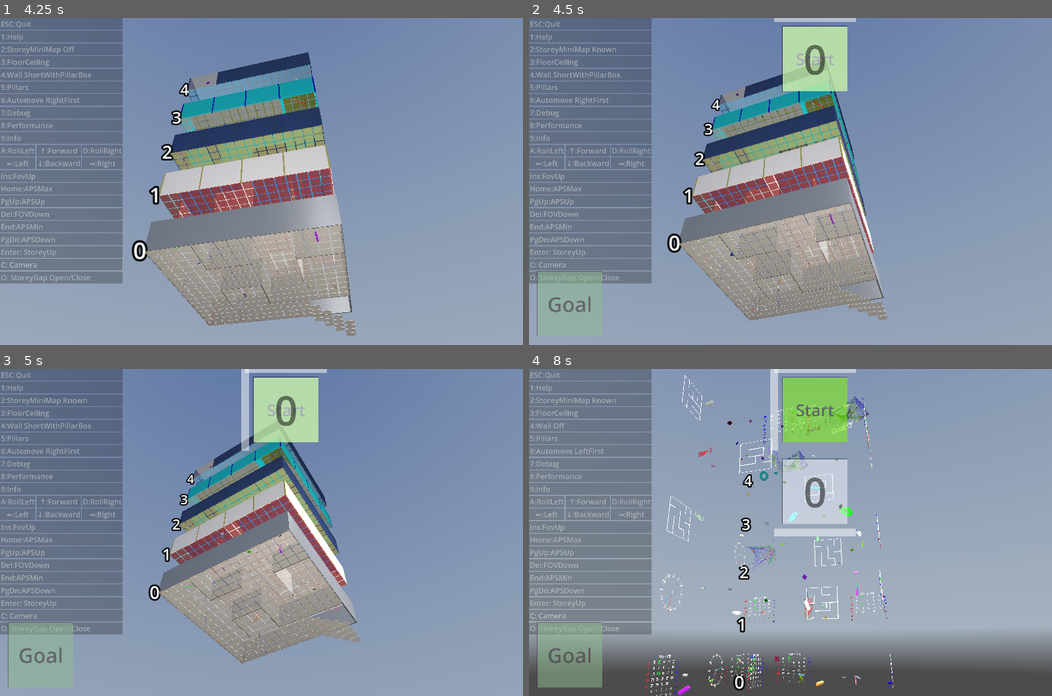
Above: before the commit, frames 1-4 (two rows, left to right).
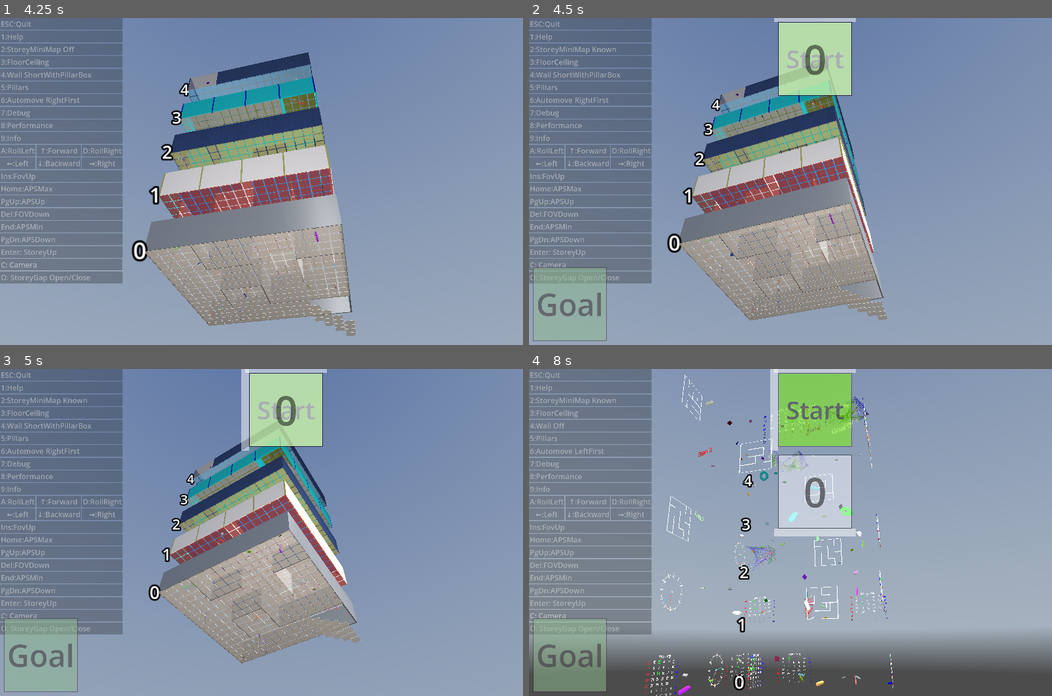
Above: after the commit, the same moments.

Repository: kasworld/gd4maze3d
Game: Godot game, scene res://main.tscn
The game is run twice, just before and just after one commit, with the same random seed, the same clock (stepped at 60 frames per second) and the same inputs. A sky picture missing from this copy of the repository is replaced by a grey-blue gradient.
Inputs (mouse positions are in pixels of both pictures, inside the frame that each line leads up to):
- Up to frame 1 (4.25 s): click "Enter: StoreyUp" at 0.5 s; click "Enter: StoreyUp" at 1.25 s; tap Enter at 2 s; move the mouse to (376, 165) at 2.02 s; hold Right 2.03-2.78 s; tap Q at 2.1 s; click (376, 165) at 2.17 s; move the mouse to (156, 197) at 2.77 s; hold Down 2.78-3.53 s; tap E at 2.85 s; move the mouse to (313, 109) at 3.52 s; hold Right from 3.53 s (still down); tap 1 at 3.6 s
- Up to frame 2 (4.5 s): move the mouse to (764, 246) at 4.27 s; release Right at 4.28 s; hold Up from 4.28 s (still down); tap 2 at 4.35 s; click (764, 246) at 4.42 s
- Up to frame 3 (5 s): keep holding Up
- Up to frame 4 (8 s): move the mouse to (947, 581) at 5.02 s; release Up at 5.03 s; hold Left 5.03-6.53 s; tap one key every 0.75 s from 5.1 s: 3 4 5 6; move the mouse to (633, 483) at 5.77 s; move the mouse to (816, 532) at 6.52 s; hold Down 6.53-7.28 s; click (816, 532) at 6.67 s; move the mouse to (712, 450) at 7.27 s; hold Right from 7.28 s (still down)

Frame 1 is identical in both runs. In frame 2, 1.6% of the frame differs, in the area x 0-62%, y 1-99%; in frame 3, 1.6%; in frame 4, 2.8%.

Commit message:
fix posi_to_mappos

Diff:
--- a/maze_3d/lib/maze2d_helper.gd
+++ b/maze_3d/lib/maze2d_helper.gd
@@ -8,7 +8,7 @@
 	return "Maze2DHelper %s" % maze
 
 func posi_to_mappos(pos :Vector2i) -> Vector2:
-	return pos * map_scale + Vector2(wall_thick,wall_thick)
+	return pos * map_scale + Vector2(wall_thick,wall_thick)/2
 
 func set_maze(mz :Maze) -> void:
 	maze = mz
--- a/storey/label_minimap/label_minimap.gd
+++ b/storey/label_minimap/label_minimap.gd
@@ -25,8 +25,8 @@
 
 func update_label_pos_size(lb :Label, posi :Vector2i) -> void:
 	lb.position = maze2d_helper.posi_to_mappos(posi)
-	lb.size = Vector2(maze2d_helper.map_scale - maze2d_helper.wall_thick*2, maze2d_helper.map_scale - maze2d_helper.wall_thick*2)
-	lb.label_settings.font_size = max(1, maze2d_helper.map_scale/max(2,lb.text.length()) as int )
+	lb.size = Vector2(maze2d_helper.map_scale - maze2d_helper.wall_thick, maze2d_helper.map_scale - maze2d_helper.wall_thick)
+	lb.label_settings.font_size = max(1, maze2d_helper.map_scale/max(2.0,lb.text.length()/1.5) as int )
 
 func add_obj(node :Node, txt :String, co :Color, outline :int, visible_in_known_map_view :bool = false) -> void:
 	var lb := new_label(co, txt , outline)
--- /dev/null
+++ b/wire_net/wire_net.gd
@@ -0,0 +1,76 @@
+extends Node3D
+class_name WireNet
+
+func get_wire_H() -> MultiMeshShape:
+	return $WireH
+func get_wire_V() -> MultiMeshShape:
+	return $WireV
+
+func set_color_H(co :Color) -> void:
+	$WireH.set_color_all(co)
+
+func set_color_V(co :Color) -> void:
+	$WireV.set_color_all(co)
+
+## for animation
+var wire_H_rotation_x :float:
+	set(rad):
+		for i in h_count:
+			$WireH.set_inst_rotation(i, Vector3.RIGHT, rad)
+
+var wire_V_rotation_y :float:
+	set(rad):
+		for i in v_count:
+			$WireV.set_inst_rotation(i, Vector3.UP, rad)
+
+func make_ani_rotate(aniname :String, hv :int, from :float, to :float, dur_sec :float) -> Dictionary:
+	return SimpleAnimation.MakeAnimation(
+		aniname, self,
+		["wire_H_rotation_x", "wire_V_rotation_y"][hv],
+		from , to, dur_sec
+	)
+
+func make_ani_H_rotate_x(aniname :String, from :float, to :float, dur_sec :float) -> Dictionary:
+	return SimpleAnimation.MakeAnimation(aniname, self, "wire_H_rotation_x", from , to, dur_sec)
+
+func start_V_rotate_y(aniname :String, from :float, to :float, dur_sec :float) -> Dictionary:
+	return SimpleAnimation.MakeAnimation(aniname, self, "wire_V_rotation_y", from , to, dur_sec)
+
+var h_count :int
+var v_count :int
+
+func init(net_size :Vector2, grid_count :Vector2i, wire_width :float, wire_height :float, co :Color, alpha :float = 1.0) -> WireNet:
+	init_wire_H(net_size,grid_count,wire_width,wire_height,co,alpha)
+	init_wire_V(net_size,grid_count,wire_width,wire_height,co,alpha)
+	return self
+
+func init_wire_H(net_size :Vector2, grid_count :Vector2i, wire_width :float, wire_height :float, co :Color, alpha :float = 1.0) -> WireNet:
+	h_count = grid_count.y
+	var mesh := BoxMesh.new()
+	mesh.size = Vector3(net_size.x, wire_width, wire_height)
+	mesh.material = MultiMeshShape.make_color_material(alpha)
+	$WireH.init_with_color_mesh(mesh, h_count)
+	var pos_shift := -Vector3(net_size.x, net_size.y, 0)/2
+	for i in h_count:
+		var pos := Vector3(net_size.x/2, net_size.y/(h_count-1)* i, 0) + pos_shift
+		var t := Transform3D(Basis(), pos)
+		$WireH.multimesh.set_instance_transform(i,t)
+	set_color_H(co)
+	$WireH.visible = true
+	return self
+
+
+func init_wire_V(net_size :Vector2, grid_count :Vector2i, wire_width :float, wire_height :float, co :Color, alpha :float = 1.0) -> WireNet:
+	v_count = grid_count.x
+	var mesh := BoxMesh.new()
+	mesh.size = Vector3(wire_width, net_size.y, wire_height)
+	mesh.material = MultiMeshShape.make_color_material(alpha)
+	$WireV.init_with_color_mesh(mesh, v_count)
+	var pos_shift := -Vector3(net_size.x, net_size.y, 0)/2
+	for i in v_count:
+		var pos := Vector3( net_size.x/(v_count-1)* i, net_size.y/2, 0) + pos_shift
+		var t := Transform3D(Basis(), pos)
+		$WireV.multimesh.set_instance_transform(i,t)
+	set_color_V(co)
+	$WireV.visible = true
+	return self
--- /dev/null
+++ b/wire_net/wire_net.tscn
@@ -0,0 +1,25 @@
+[gd_scene format=3 uid="uid://bqcycxshrffmd"]
+
+[ext_resource type="Script" uid="uid://4dwgetwo054e" path="res://wire_net/wire_net.gd" id="1_vsprm"]
+[ext_resource type="Script" uid="uid://brthvnlbu6c53" path="res://multi_mesh_shape/multi_mesh_shape.gd" id="2_x5rn3"]
+
+[sub_resource type="MultiMesh" id="MultiMesh_x5rn3"]
+resource_local_to_scene = true
+
+[sub_resource type="MultiMesh" id="MultiMesh_ne6td"]
+resource_local_to_scene = true
+
+[node name="WireNet" type="Node3D" unique_id=1227882558]
+script = ExtResource("1_vsprm")
+
+[node name="WireH" type="MultiMeshInstance3D" parent="." unique_id=1476916219]
+visible = false
+multimesh = SubResource("MultiMesh_x5rn3")
+script = ExtResource("2_x5rn3")
+metadata/_custom_type_script = "uid://brthvnlbu6c53"
+
+[node name="WireV" type="MultiMeshInstance3D" parent="." unique_id=1609560527]
+visible = false
+multimesh = SubResource("MultiMesh_ne6td")
+script = ExtResource("2_x5rn3")
+metadata/_custom_type_script = "uid://brthvnlbu6c53"
Not shown, added: wire_net/wire_net.gd.uid
